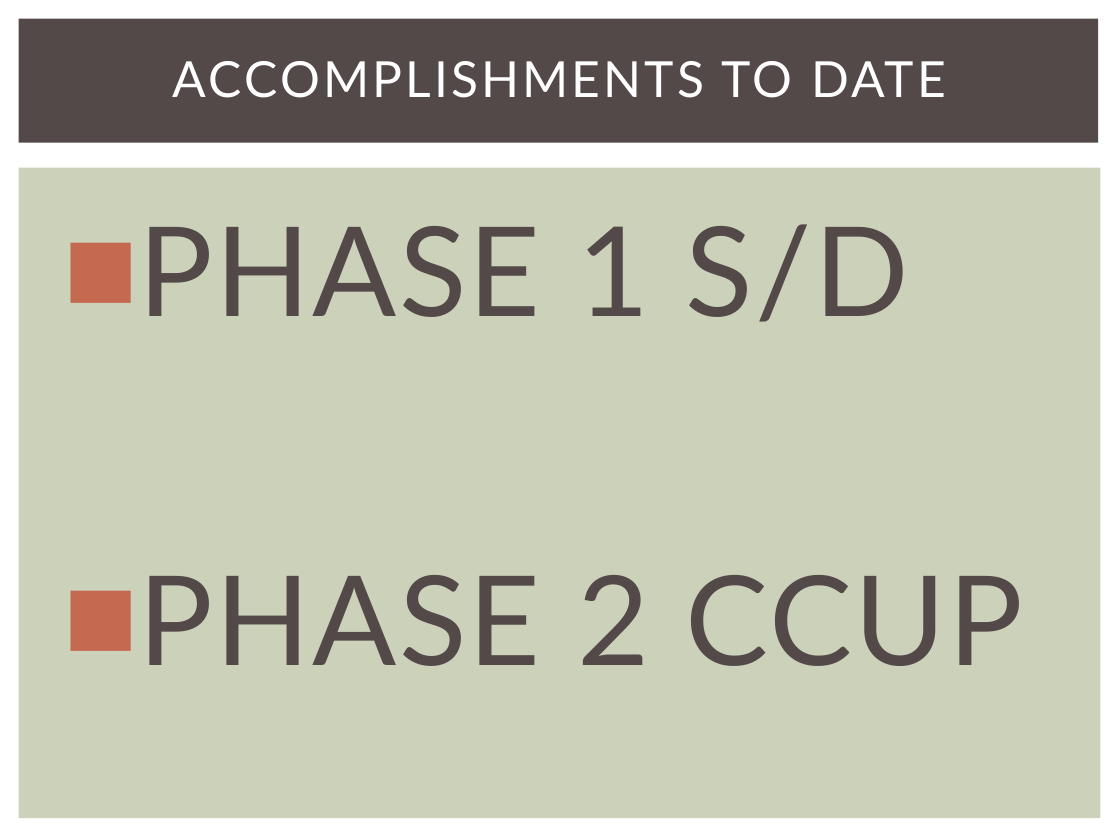
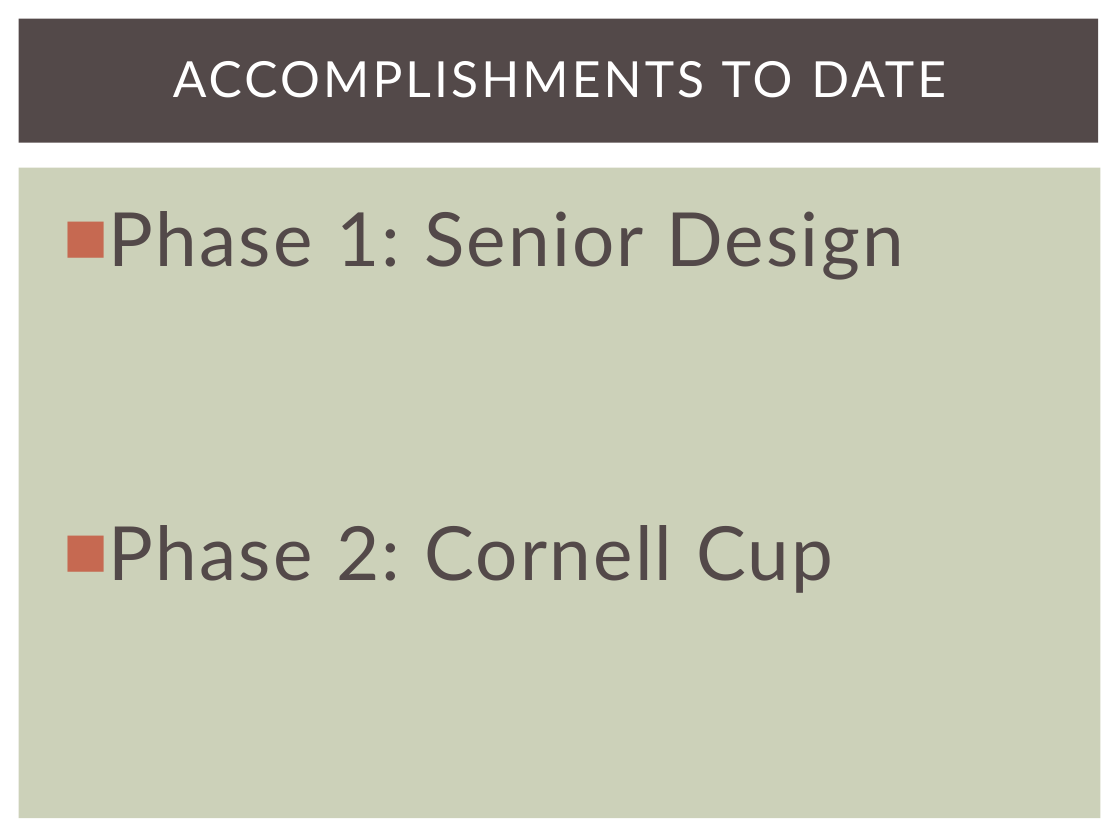
Before and after one commit to snowpuppy/augreality, a slide deck: slide 7 of doc/AugRealityMidReview.pptx. Drawn at 1120x840 pixels with LibreOffice and Linux fonts; fonts in the diff are those of the drawing. Boxes give left, top, right and bottom in pixels: in the first picture for what was removed or moved away, otherwise in the second. Text is boxed around its words. In the diff, an @@ line names an element or a change of style, - is before the commit and + after.

```diff
--- a/doc/AugRealityMidReview.pptx
+++ b/doc/AugRealityMidReview.pptx
@@ text at (109, 211, 904, 593): text changed; size 80 to 48 pt @@
-■ PHASE 1 S/D
-■ PHASE 2 CCUP
+■ Phase 1: Senior Design
+■ Phase 2: Cornell Cup
```
Also in this commit, not shown: 10 other slides changed.
